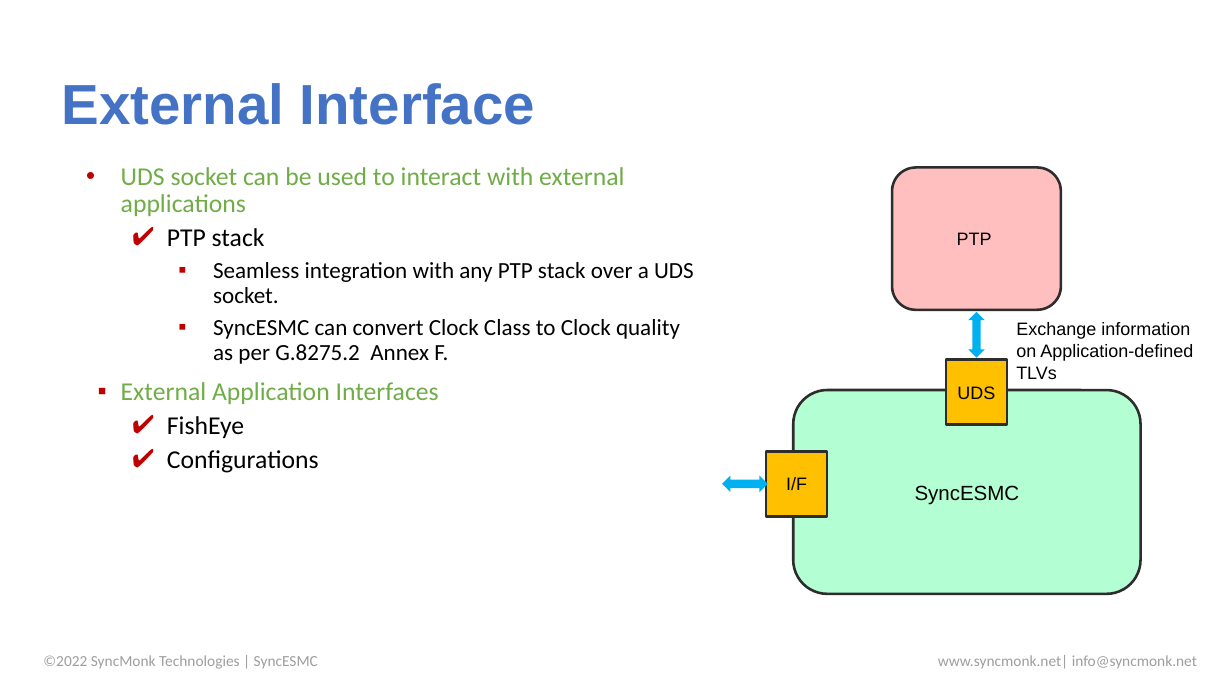
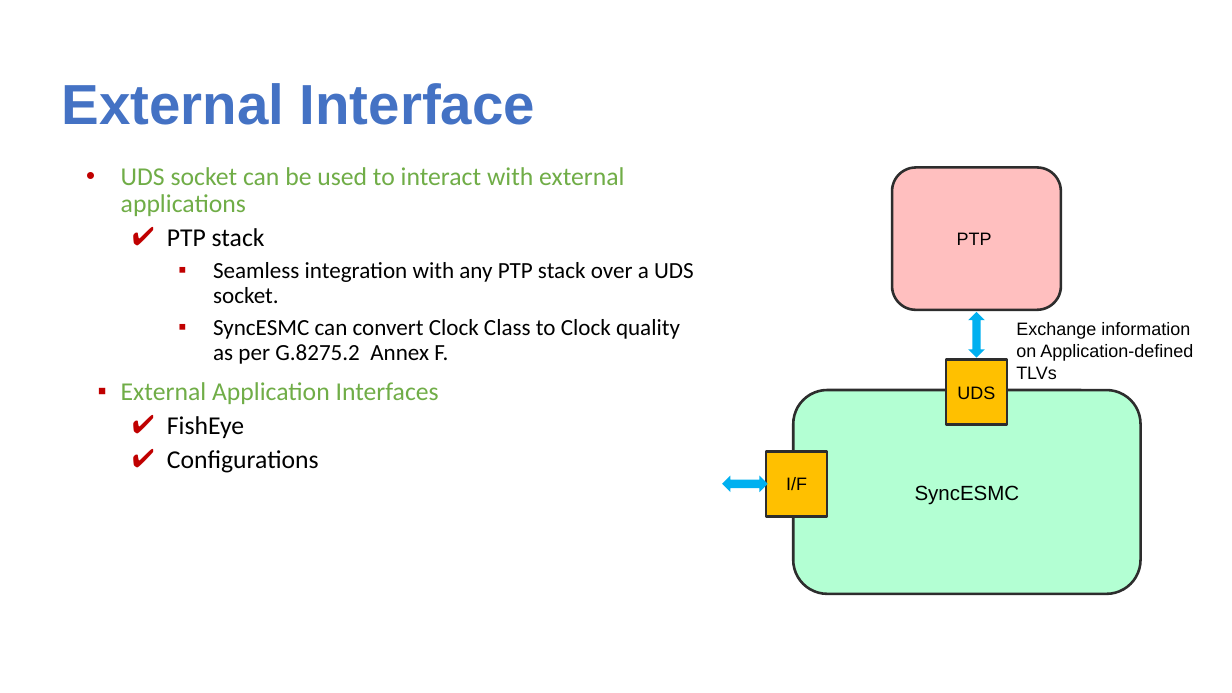
Before and after one commit to SiwaNetwork/QUANTUM, a slide deck: slide 14 of Time-Card/ДОКУМЕНТЫ/МАТЕРИАЛ СТАТЬИ/#65-SyncESMC - an ITU-T G.781 Multi-Clock ESMC Implementation.pptx. Drawn at 1232x693 pixels with LibreOffice and Linux fonts; fonts in the diff are those of the drawing. Boxes give left, top, right and bottom in pixels: in the first picture for what was removed or moved away, otherwise in the second. Text is boxed around its words. In the diff, an @@ line names an element or a change of style, - is before the commit and + after.

```diff
--- a/Time-Card/ДОКУМЕНТЫ/МАТЕРИАЛ СТАТЬИ/#65-SyncESMC - an ITU-T G.781 Multi-Clock ESMC Implementation.pptx
+++ b/Time-Card/ДОКУМЕНТЫ/МАТЕРИАЛ СТАТЬИ/#65-SyncESMC - an ITU-T G.781 Multi-Clock ESMC Implementation.pptx
@@ text removed at (x1=43, y1=655, x2=318, y2=669) @@
-©2022 SyncMonk Technologies | SyncESMC
@@ text removed at (x1=938, y1=655, x2=1197, y2=669) @@
-www.syncmonk.net| info@syncmonk.net
```
Also in this commit, not shown: 15 other slides changed, 1 slide added, 2 slides removed, 5 other files.
